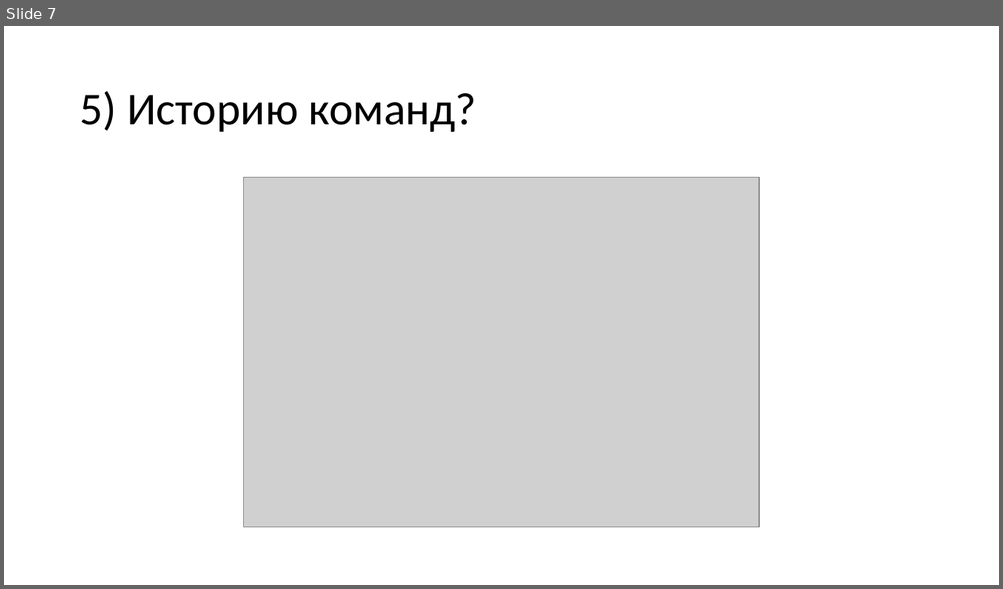
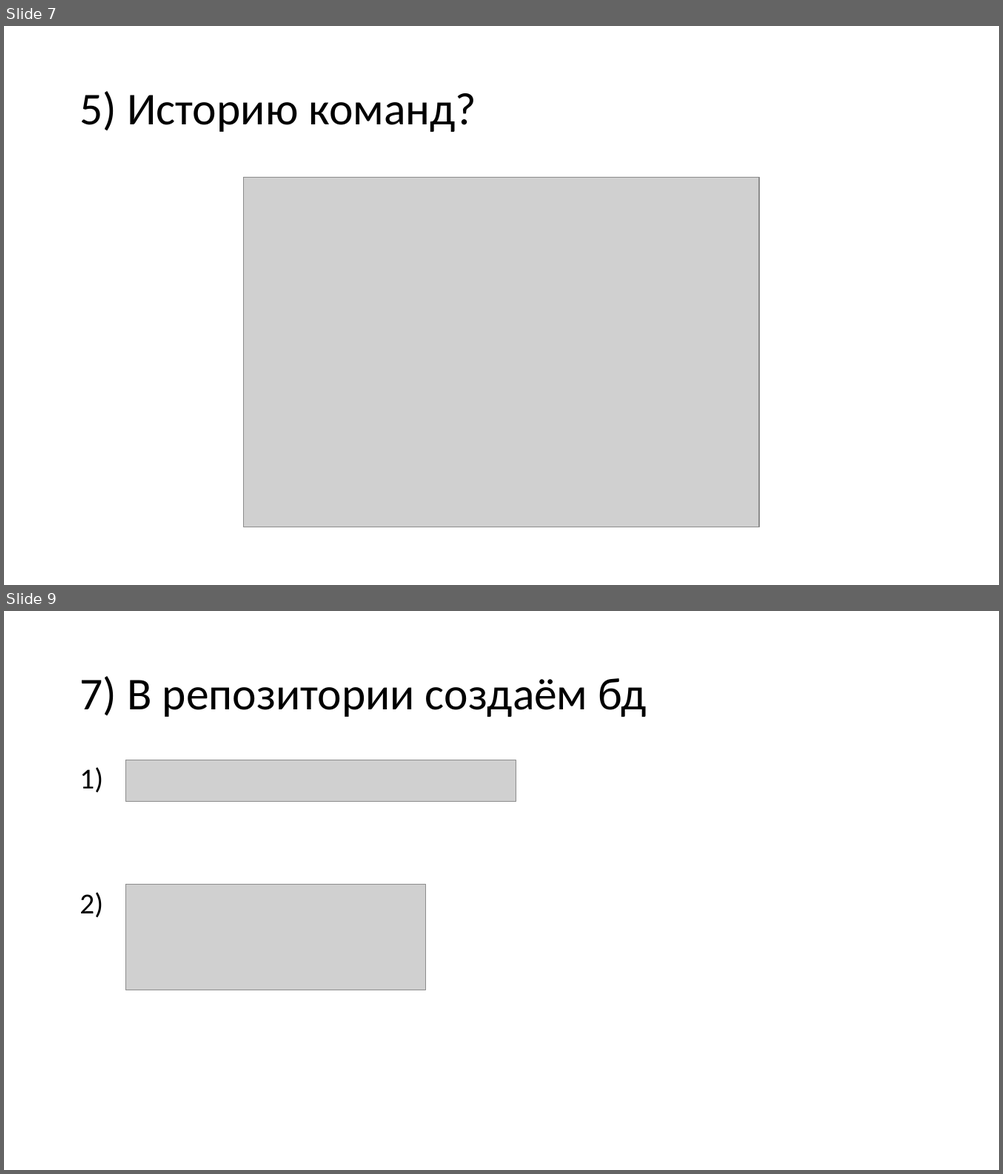
Before and after one commit to am1bestofluck/exam0723, a slide deck: report.pptx. Shown one above the other, each under a label of ours: slide 7 before the commit, slides 7 and 9 after it; the slides between them are not shown. The pictures are 1003x589 and 1003x1174 pixels, drawn with LibreOffice and Linux fonts; fonts in the diff are those of the drawing; grey boxes stand for pictures. Boxes give left, top, right and bottom in pixels: in the first picture for what was removed or moved away, otherwise in the second. Text is boxed around its words. In the diff, an @@ line names an element or a change of style, - is before the commit and + after.

```diff
--- a/report.pptx
+++ b/report.pptx
@@ slide 9 added at (4, 611, 999, 1170), background #FFFFFF @@
@@ title added at (79, 676, 646, 717), 44 pt, text #000000 @@
+7) В репозитории создаём бд
@@ picture added at (125, 760, 516, 801) @@
@@ text added at (79, 767, 103, 917), 28 pt, text #000000 @@
+1)
+2)
@@ picture added at (125, 884, 425, 991) @@
```
Also in this commit, not shown: 1 slide changed, 4 other slides added.
